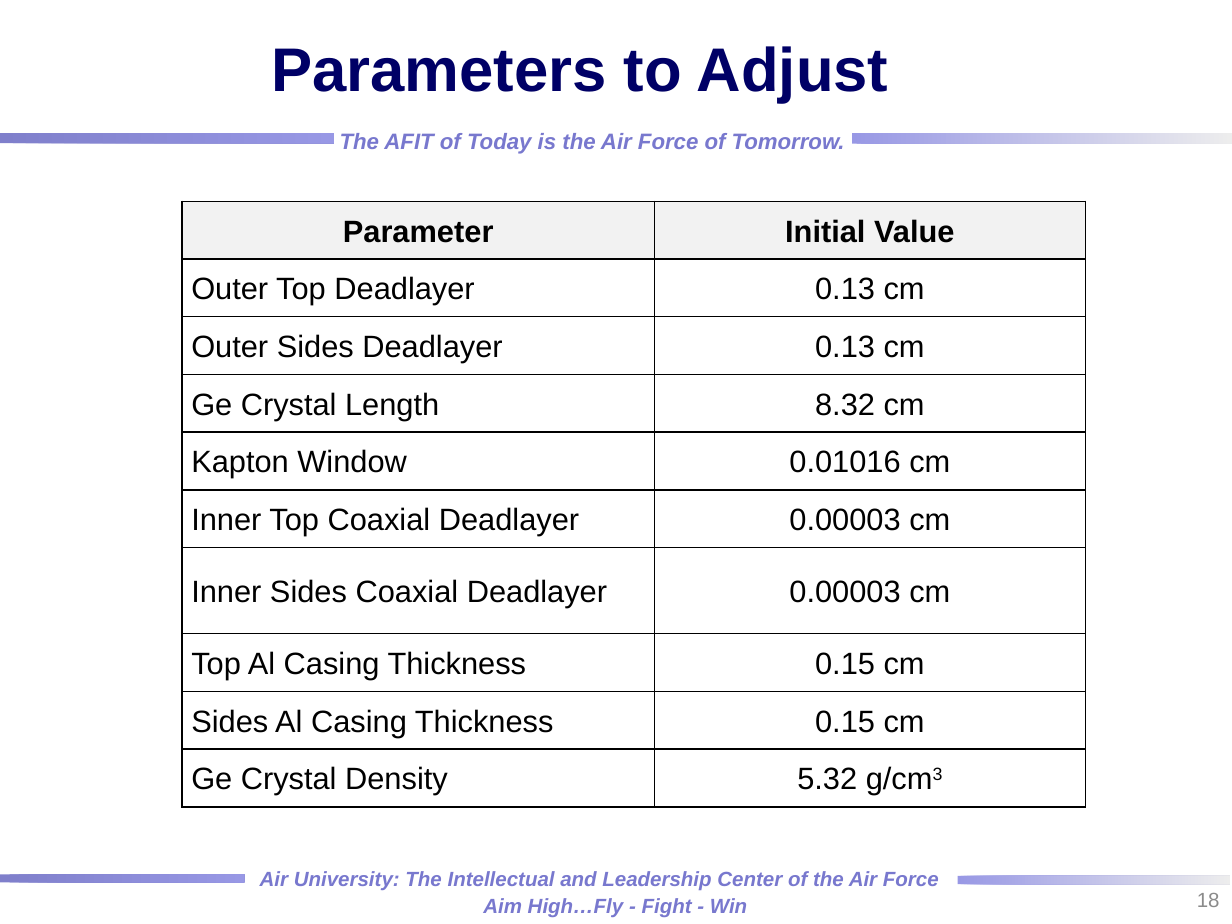
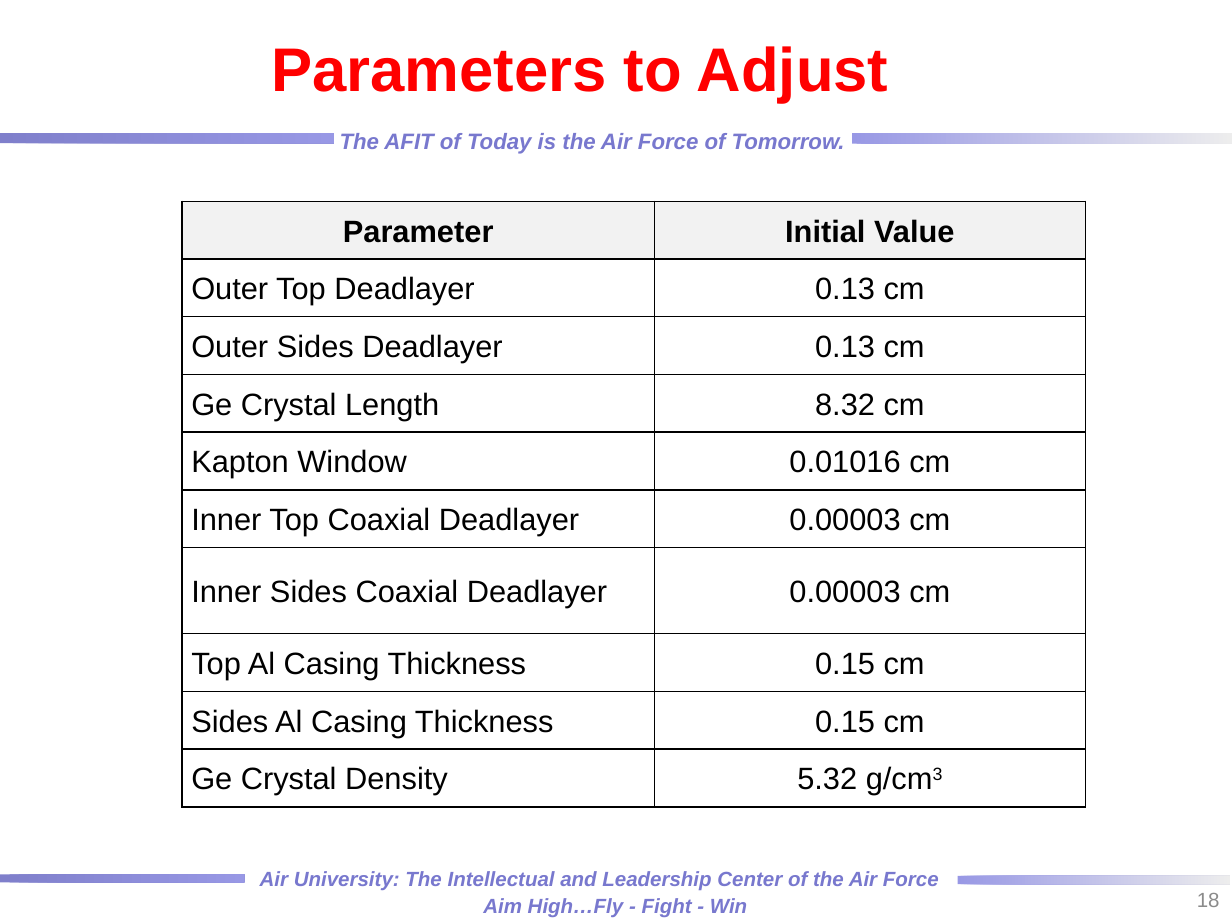
Before and after one commit to rtorzilli/GeDetector-Project, a slide deck: slide 18 of Report/HPGe_Automation Optimization_MCNP_Model.pptx. Drawn at 1232x924 pixels with LibreOffice and Linux fonts; fonts in the diff are those of the drawing; background and template pictures are left out. Boxes give left, top, right and bottom in pixels: in the first picture for what was removed or moved away, otherwise in the second. Text is boxed around its words. In the diff, an @@ line names an element or a change of style, - is before the commit and + after.

```diff
--- a/Report/HPGe_Automation Optimization_MCNP_Model.pptx
+++ b/Report/HPGe_Automation Optimization_MCNP_Model.pptx
@@ title "Parameters to Adjust" at [271, 46, 888, 103]: text colour #000066 to #FF0000 @@
```
Also in this commit, not shown: 3 other slides changed, 8 slides added, 1 slide removed, 3 other files.
